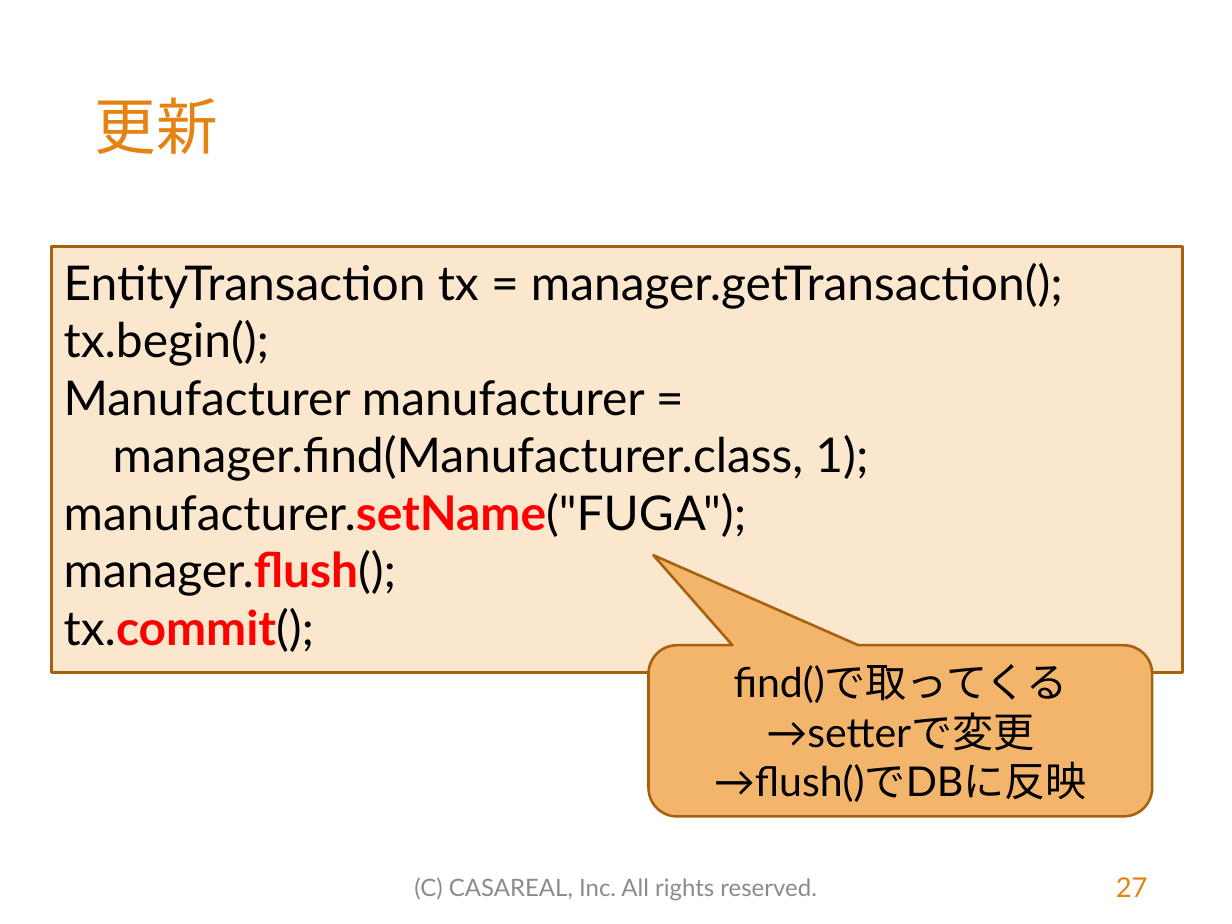
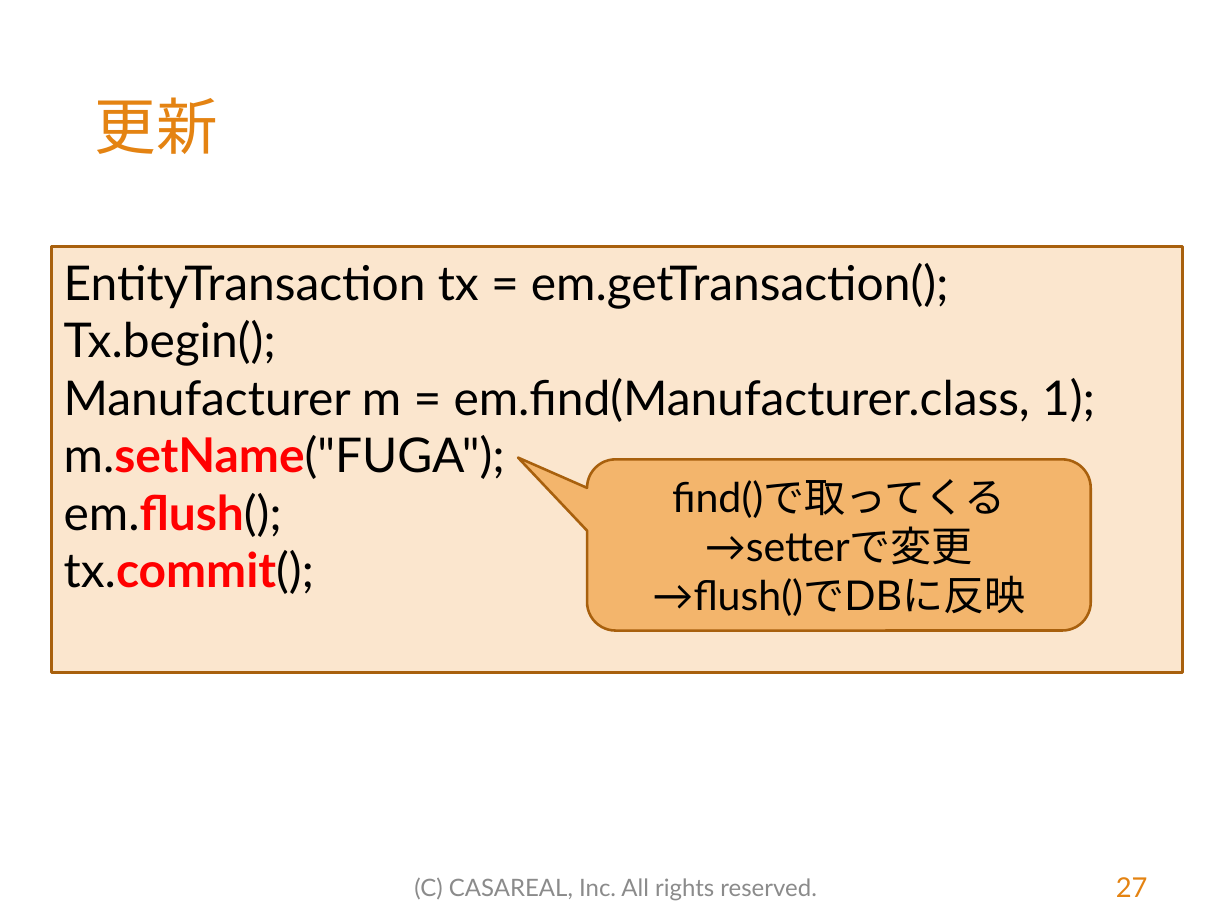
Before and after one commit to MasatoshiTada/hamaru-jpa-light, a slide deck: slide 27 of src/main/resources/はまる！JPA（初学者向けライト版）.pptx. Drawn at 1232x924 pixels with LibreOffice and Linux fonts; fonts in the diff are those of the drawing; background and template pictures are left out. Boxes give left, top, right and bottom in pixels: in the first picture for what was removed or moved away, otherwise in the second. Text is boxed around its words. In the diff, an @@ line names an element or a change of style, - is before the commit and + after.

```diff
--- a/src/main/resources/はまる！JPA（初学者向けライト版）.pptx
+++ b/src/main/resources/はまる！JPA（初学者向けライト版）.pptx
@@ text in rectangle at [64, 263, 1095, 537]: text changed @@
-EntityTransaction tx = manager.getTransaction();
-tx.begin();
-Manufacturer manufacturer =
-manager.find(Manufacturer.class, 1);
-manufacturer.setName("FUGA");
-manager.flush();
+EntityTransaction tx = em.getTransaction();
+Tx.begin();
+Manufacturer m = em.find(Manufacturer.class, 1);
+m.setName("FUGA");
+em.flush();
@@ rounded speech box "find()で取ってくる": place and size @@
-rounded speech box "find()で取ってくる" at [648, 646, 1152, 817]
+rounded speech box "find()で取ってくる" at [586, 460, 1090, 631]
@@ rounded speech box "find()で取ってくる" at [586, 460, 1090, 631]: proportions changed @@
```
Also in this commit, not shown: 43 other slides changed, 13 slides added, 1 slide removed, 13 other files.
